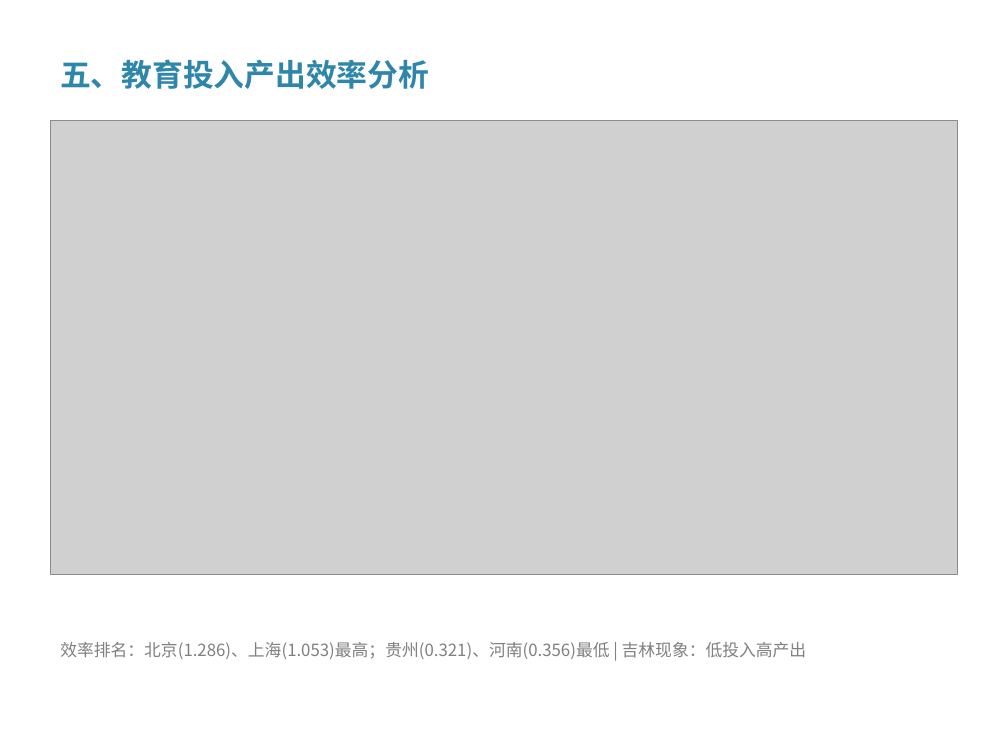
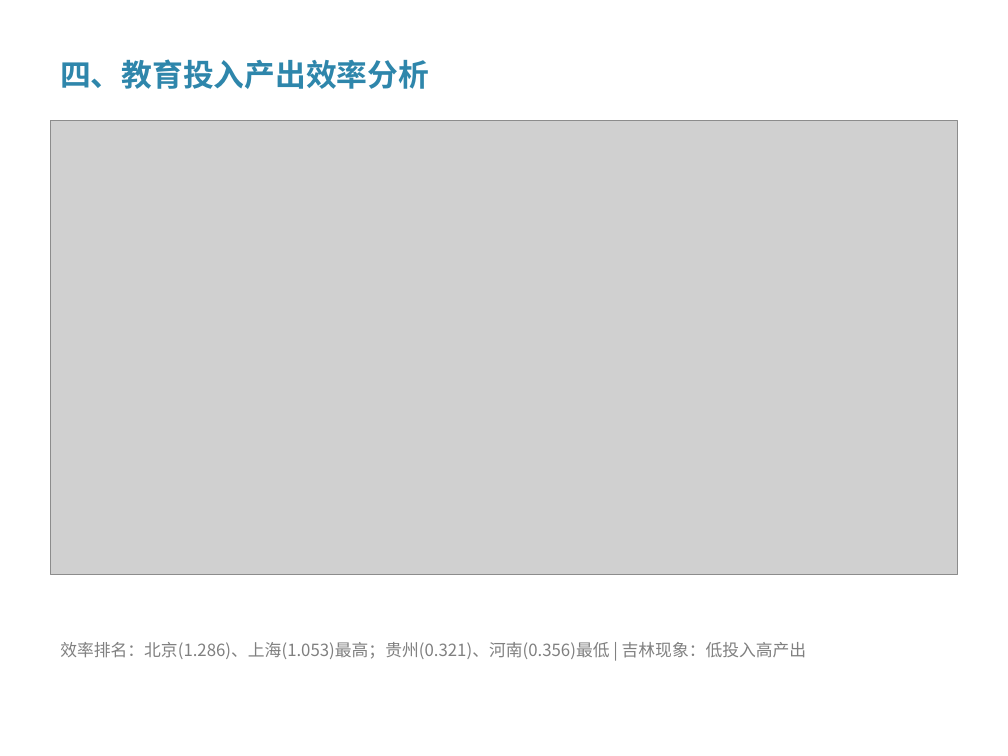
Before and after one commit to Tequlia-Hermit/DaSE-Introduction-, a slide deck: slide 5 of 教育经济分析_期末大作业.pptx. Drawn at 1008x756 pixels with LibreOffice and Linux fonts; fonts in the diff are those of the drawing; grey boxes stand for pictures. Boxes give left, top, right and bottom in pixels: in the first picture for what was removed or moved away, otherwise in the second. Text is boxed around its words. In the diff, an @@ line names an element or a change of style, - is before the commit and + after.

```diff
--- a/教育经济分析_期末大作业.pptx
+++ b/教育经济分析_期末大作业.pptx
@@ text at <box>60,59,429,89</box>: text changed @@
-五、教育投入产出效率分析
+四、教育投入产出效率分析
```
Also in this commit, not shown: 7 other slides changed, 7 other files.
